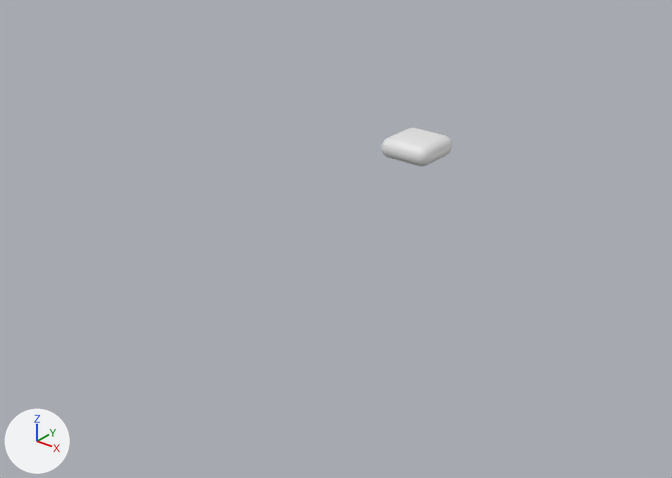
Two versions of the Blender file art/art.blend, one commit apart.
The view is the same before and after, from a 50 mm lens placed at (17.7, -26.3, 11.5), pointed at (-1.0, -2.9, -3.0). Every picture has the same lights, and +X, +Y and +Z are marked at lower left.

In view in the first picture: 'BubblePlatform'.
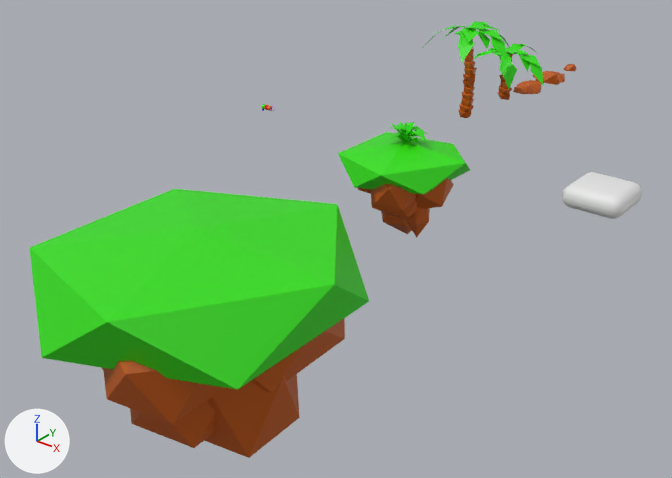
Commit message: Added islands, rocks, trees, a shrub.

Changed parts and their boxes [x1, y1, x2, y2] in the pictures (672 x 478 px):
'Island10xTop', added (green): after [29, 189, 369, 390]
'Island10xBottom', added: after [102, 318, 345, 458]
'Island5xTop', added (green): after [338, 132, 470, 194]
'BubblePlatform', moved: before [382, 128, 452, 166]; after [562, 172, 642, 219]
'Island5xBottom', added: after [358, 178, 454, 237]
'PalmTree', added: after [423, 22, 509, 118]
'PalmTreeSmall', added (green): after [473, 44, 544, 100]
'Shrub1', added (green): after [389, 122, 427, 144]
'RockMid1', added: after [513, 80, 541, 94]
'RockLarge1', added: after [532, 71, 565, 85]
'RockSmall1', added: after [563, 64, 576, 72]
'BubbleGun', moved (not visible before): after [262, 104, 274, 111]

Edits to the bpy script that builds the scene:
```text
Change ob_bubblegun:
    ob_bubblegun.location: (0.0, 0.0, 0.0) -> (-7.0, 0.0, 0.0)
Change ob_bubbleplatform:
    ob_bubbleplatform.location: (0.38, 0.0, 0.0) -> (7.38, 0.0, 0.0)
Add ob_shrub1:
    ob_shrub1 = bpy.data.objects.new('Shrub1', me_shrub1)  # 80 vertices, 64 faces; spans x -0.79..0.87, y -0.92..0.9, z -0.04..0.86; in mat_midgreen (green #2fe100)
    ob_shrub1.location = (0.0, 0.0, 0.0)
Add ob_island5xtop:
    ob_island5xtop = bpy.data.objects.new('Island5xTop', me_island5xtop)  # 12 vertices, 20 faces; spans x -4.37..4.81, y -4.89..4.02, z -2.64..0.3; in mat_midgreen (green #2fe100)
    ob_island5xtop.location = (0.0, 0.0, 0.0)
    ob_island5xtop.scale = (0.5, 0.5, 0.5)
Add ob_island5xbottom:
    ob_island5xbottom = bpy.data.objects.new('Island5xBottom', me_island5xbottom)  # 108 vertices, 180 faces; spans x -3.95..4.02, y -4.38..3.97, z -7.06..-0.12; in mat_midbrown (orange #bf5700)
    ob_island5xbottom.location = (0.0, 0.0, 0.0)
    ob_island5xbottom.scale = (0.5, 0.5, 0.5)
Add ob_rocklarge1:
    ob_rocklarge1 = bpy.data.objects.new('RockLarge1', me_rocklarge1)  # 48 vertices, 80 faces; spans x -0.829..0.623, y -0.617..0.516, z -0.297..0.268; in mat_midbrown (orange #bf5700)
    ob_rocklarge1.location = (0.0, 11.0, 0.0)
    ob_rocklarge1.rotation_euler = (-0.207, -0.121, -0.118)  # degrees (-12, -6.9, -6.8)
Add ob_rocksmall1:
    ob_rocksmall1 = bpy.data.objects.new('RockSmall1', me_rocksmall1)  # 12 vertices, 20 faces; spans x -0.313..0.266, y -0.311..0.274, z -0.162..0.177; in mat_midbrown (orange #bf5700)
    ob_rocksmall1.location = (0.0, 13.0, 0.0)
    ob_rocksmall1.rotation_euler = (-0.205, -0.148, -0.126)  # degrees (-12, -8.5, -7.2)
Add ob_rockmid1:
    ob_rockmid1 = bpy.data.objects.new('RockMid1', me_rockmid1)  # 36 vertices, 60 faces; spans x -0.829..0.608, y -0.558..0.489, z -0.297..0.276; in mat_midbrown (orange #bf5700)
    ob_rockmid1.location = (0.0, 9.0, 0.0)
    ob_rockmid1.rotation_euler = (-0.244, -0.116, 1.216)  # degrees (-14, -6.6, 70)
Add ob_palmtreesmall:
    ob_palmtreesmall = bpy.data.objects.new('PalmTreeSmall', me_palmtreesmall)  # 169 vertices, 216 faces; spans x -1.61..1.7, y -1.31..1.89, z -0.03..2.14; in mat_midbrown (orange #bf5700), mat_midgreen (green #2fe100)
    ob_palmtreesmall.location = (0.0, 7.0, 0.0)
Add ob_palmtree:
    ob_palmtree = bpy.data.objects.new('PalmTree', me_palmtree)  # 258 vertices, 352 faces; spans x -1.69..1.66, y -1.63..1.95, z -0.03..3.56; in mat_midbrown (orange #bf5700), mat_midgreen (green #2fe100)
    ob_palmtree.location = (0.0, 4.0, 0.0)
Add ob_island10xtop:
    ob_island10xtop = bpy.data.objects.new('Island10xTop', me_island10xtop)  # 12 vertices, 20 faces; spans x -4.84..4.63, y -4.89..4.48, z -3.27..0.34; in mat_midgreen (green #2fe100)
    ob_island10xtop.location = (0.0, -10.0, 0.0)
Add ob_island10xbottom:
    ob_island10xbottom = bpy.data.objects.new('Island10xBottom', me_island10xbottom)  # 108 vertices, 180 faces; spans x -3.95..3.89, y -4.38..3.97, z -6.92..-0.19; in mat_midbrown (orange #bf5700)
    ob_island10xbottom.location = (0.0, -10.0, 0.0)
```
